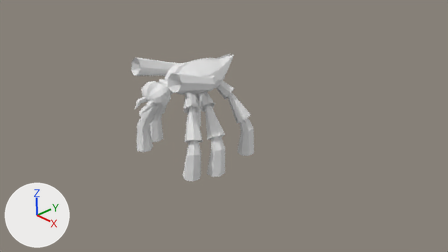
Two versions of the Blender file source/rocketbug/rocketbug1.blend, one commit apart.
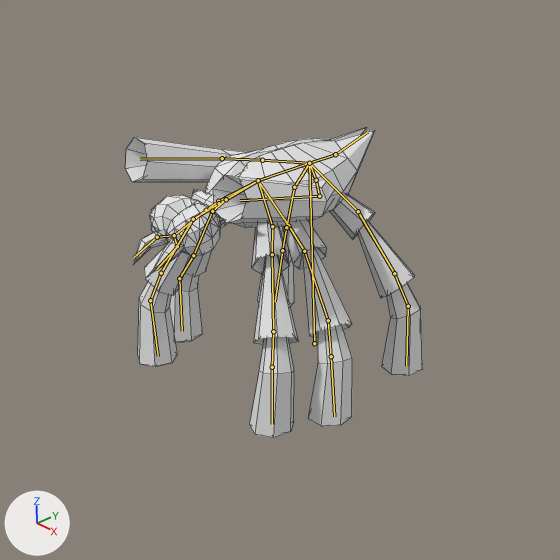
Each version appears first from the file's camera 'Camera', and next in a close-up on the part from 18% to 69% of the width and 0% to 92% of the height. The lights are fixed; the arrows at lower left show +X, +Y and +Z. The bones that bend it are drawn over the model as lines in the close-ups. The close-ups show mesh edges as thin lines.
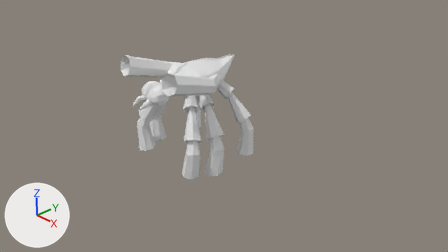
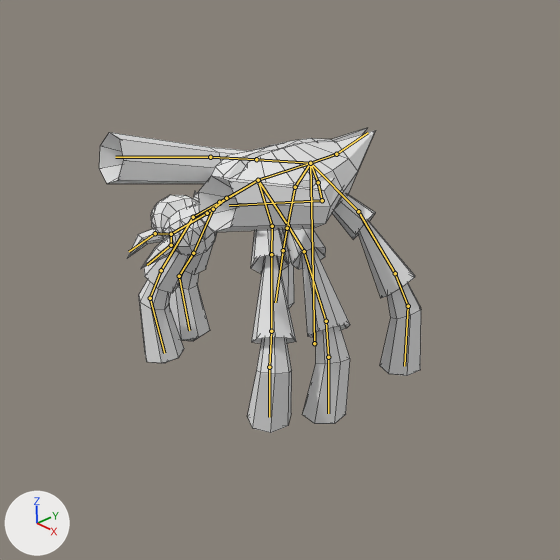
The newer file adds an action. The first version stands in its rest pose; the second is drawn at frame 2 of the action 'standing_3'.

Where the change shows, as pixel boxes [x1, y1, x2, y2] in the close-ups (560 x 560 px):
'Plane', posed (9% wider): before [126, 127, 422, 438]; after [99, 128, 421, 433]
bone 'Bone.003', root to tip: before (309, 163) to (258, 180); after (310, 163) to (258, 180)
bone 'Bone.004', root to tip: before (258, 180) to (218, 201); after (258, 180) to (219, 203)
bone 'Bone.006', root to tip: before (206, 210) to (174, 235); after (207, 213) to (171, 234)
bone 'Bone.003_L.008', root to tip: before (150, 300) to (158, 356); after (150, 298) to (164, 353)
bone 'Bone.003_R.008', root to tip: before (272, 367) to (272, 424); after (269, 367) to (269, 417)
bone 'Bone.003_L.009', root to tip: before (179, 278) to (182, 331); after (179, 276) to (189, 330)
bone 'Bone.003_R.009', root to tip: before (331, 356) to (334, 416); after (328, 357) to (328, 413)
bone 'Bone_L.003', root to tip: before (282, 250) to (275, 301); after (283, 250) to (275, 302)
bone 'Bone_R.003', root to tip: before (408, 306) to (406, 366); after (408, 306) to (404, 366)
bone 'Bone_L.004', root to tip: before (309, 163) to (262, 160); after (310, 163) to (256, 159)
bone 'Bone_R.004', root to tip: before (309, 163) to (316, 180); after (310, 163) to (318, 182)

The change, as a diff of the scene's bpy script:
```diff
--- a/source/rocketbug/rocketbug1.blend.py
+++ b/source/rocketbug/rocketbug1.blend.py
@@ bone_bone_003 @@
 bone_bone_003 = bpy.data.objects['Armature'].pose.bones['Bone.003']  # child of 'Bone'
-bone_bone_003.rotation_quaternion = (1.0, 0.0, 0.0, 0.0)  # degrees (0, 0, 0)
+bone_bone_003.rotation_quaternion = (1.0, 0.001, -0.006, 0.005)  # degrees (0, -1, 1)
@@ bone_bone_004 @@
 bone_bone_004 = bpy.data.objects['Armature'].pose.bones['Bone.004']  # child of 'Bone.003'
-bone_bone_004.rotation_quaternion = (1.0, 0.0, 0.0, 0.0)  # degrees (0, 0, 0)
+bone_bone_004.rotation_quaternion = (1.0, 0.03, 0.006, -0.004)  # degrees (3, 1, 0)
@@ bone_bone_006 @@
 bone_bone_006 = bpy.data.objects['Armature'].pose.bones['Bone.006']  # child of 'Bone.005'
-bone_bone_006.rotation_quaternion = (1.0, 0.0, 0.0, 0.0)  # degrees (0, 0, 0)
+bone_bone_006.rotation_quaternion = (0.996, -0.06, 0.017, 0.069)  # degrees (-7, 2, 8)
@@ bone_bone_003_l_008 @@
 bone_bone_003_l_008 = bpy.data.objects['Armature'].pose.bones['Bone.003_L.008']  # child of 'Bone.003_L.003'
-bone_bone_003_l_008.rotation_quaternion = (1.0, 0.0, 0.0, 0.0)  # degrees (0, 0, 0)
+bone_bone_003_l_008.rotation_quaternion = (0.998, -0.038, 0.0, 0.055)  # degrees (-4, 0, 6)
@@ bone_bone_003_r_008 @@
 bone_bone_003_r_008 = bpy.data.objects['Armature'].pose.bones['Bone.003_R.008']  # child of 'Bone.003_R.003'
-bone_bone_003_r_008.rotation_quaternion = (1.0, 0.0, 0.0, 0.0)  # degrees (0, 0, 0)
+bone_bone_003_r_008.rotation_quaternion = (0.997, -0.049, 0.0, -0.059)  # degrees (-6, 0, -7)
@@ bone_bone_003_l_009 @@
 bone_bone_003_l_009 = bpy.data.objects['Armature'].pose.bones['Bone.003_L.009']  # child of 'Bone.003_L.007'
-bone_bone_003_l_009.rotation_quaternion = (1.0, 0.0, 0.0, 0.0)  # degrees (0, 0, 0)
+bone_bone_003_l_009.rotation_quaternion = (0.996, -0.018, 0.0, 0.09)  # degrees (-2, 0, 10)
@@ bone_bone_003_r_009 @@
 bone_bone_003_r_009 = bpy.data.objects['Armature'].pose.bones['Bone.003_R.009']  # child of 'Bone.003_R.007'
-bone_bone_003_r_009.rotation_quaternion = (1.0, 0.0, 0.0, 0.0)  # degrees (0, 0, 0)
+bone_bone_003_r_009.rotation_quaternion = (0.999, -0.01, 0.0, -0.047)  # degrees (-1, 0, -5)
@@ bone_bone_l_003 @@
 bone_bone_l_003 = bpy.data.objects['Armature'].pose.bones['Bone_L.003']  # child of 'Bone_L.002'
-bone_bone_l_003.rotation_quaternion = (1.0, 0.0, 0.0, 0.0)  # degrees (0, 0, 0)
+bone_bone_l_003.rotation_quaternion = (1.0, -0.01, 0.0, -0.016)  # degrees (-1, 0, -2)
@@ bone_bone_r_003 @@
 bone_bone_r_003 = bpy.data.objects['Armature'].pose.bones['Bone_R.003']  # child of 'Bone_R.002'
-bone_bone_r_003.rotation_quaternion = (1.0, 0.0, 0.0, 0.0)  # degrees (0, 0, 0)
+bone_bone_r_003.rotation_quaternion = (1.0, -0.009, 0.0, 0.014)  # degrees (-1, 0, 2)
@@ bone_bone_l_004 @@
 bone_bone_l_004 = bpy.data.objects['Armature'].pose.bones['Bone_L.004']  # child of 'Bone'
-bone_bone_l_004.scale = (1.0, 1.0, 1.0)
+bone_bone_l_004.scale = (1.14, 1.14, 1.14)
@@ bone_bone_r_004 @@
 bone_bone_r_004 = bpy.data.objects['Armature'].pose.bones['Bone_R.004']  # child of 'Bone'
-bone_bone_r_004.scale = (1.0, 1.0, 1.0)
+bone_bone_r_004.scale = (1.14, 1.14, 1.14)
```
